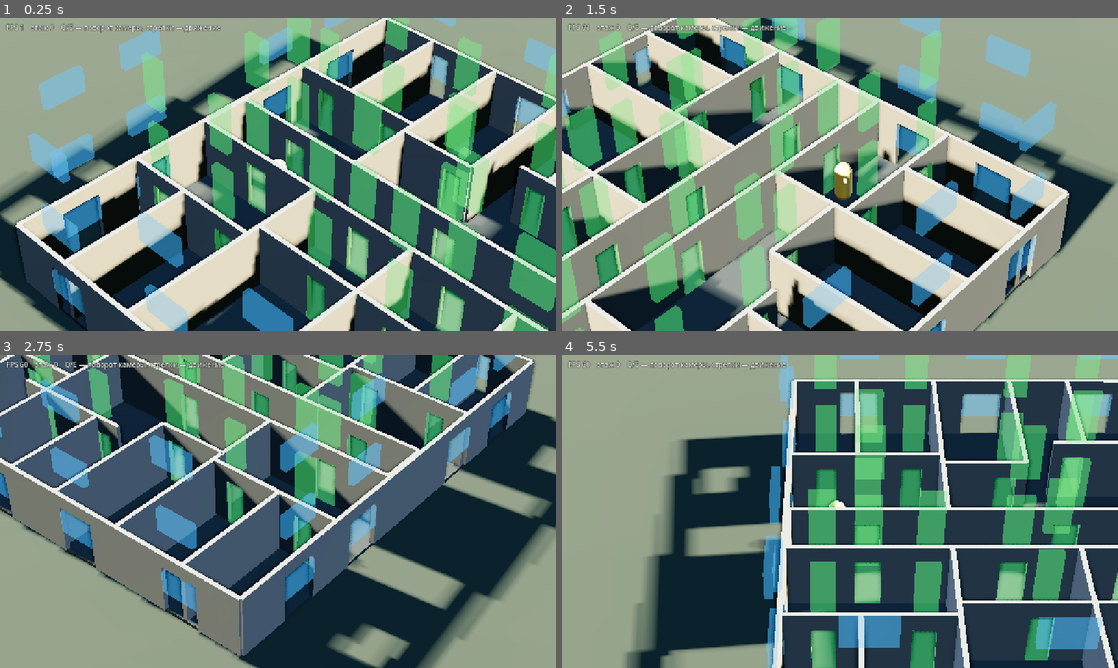
Above: before the commit, frames 1-4 (two rows, left to right).
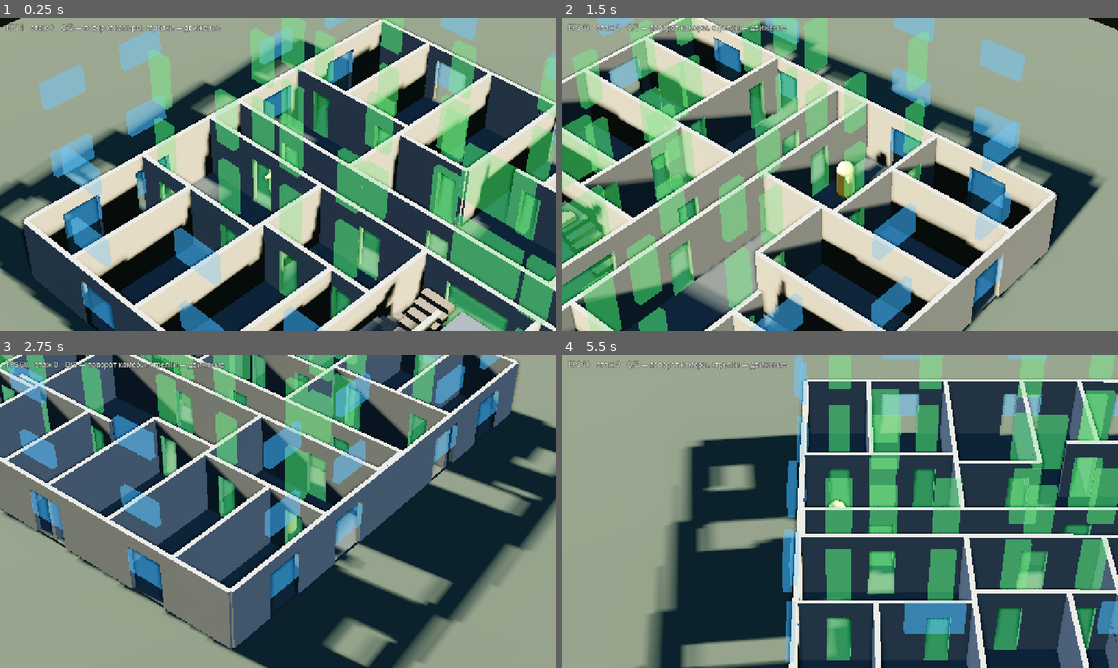
Above: after the commit, the same moments.

Repository: SashkoSoft/Godot_skilled
Game: Godot game, scene res://main.tscn
Same seed, same stepped clock (60 frames per second), same inputs: the game is played once before the commit and once after it.
Inputs:
- Up to frame 1 (0.25 s): no input
- Up to frame 2 (1.5 s): hold Right (ui_right) 0.53-1.28 s; hold Q 0.53-1.28 s; hold Down (ui_down) from 1.28 s (still down); tap E at 1.35 s
- Up to frame 3 (2.75 s): release Down (ui_down) at 2.03 s; hold Right (ui_right) from 2.03 s (still down); hold Q from 2.03 s (still down)
- Up to frame 4 (5.5 s): release Right (ui_right) at 2.78 s; release Q at 2.78 s; hold Up (ui_up) 2.78-3.53 s; tap E at 2.85, 4.35 s; hold Q 3.53-4.28 s; hold Left (ui_left) 3.53-5.03 s; hold Down (ui_down) from 5.03 s (still down); hold Q from 5.03 s (still down)

The runs differ from the first frame. In frame 1, 45% of the frame differs, in the area x 0-100%, y 0-100%; in frame 2, 54%; in frame 3, 44%; in frame 4, 47%.

Commit message:
Этаж переснят с чертежа целиком: сетка корпуса, а не только комнаты
Прошлый разбор шёл по двум квадрантам из четырёх, поэтому структура
достраивалась логикой. Сейчас снят весь план разом (увеличение 2x
по всему листу) и переписана координатная сетка:

- корпус шире, чем считалось: ширины северного ряда складываются
  в 27,43 м, глубина 19,8;
- ядро стоит ПО ЦЕНТРУ южного ряда, а не сбоку; лестница слева,
  два лифта друг за другом справа;
- в северном ряду пять квартир, в южном четыре плюс ядро между ними;
- коридор узкий (1,6 м) и проходит через весь корпус.

Глубины комнат вынесены поимённо: 20,7 / 12,2 / 15,1 / 19,1 / 19,2 /
18,5 / 18,6 / 18,7 / 14,0 / 13,8 / 13,9 / 13,5 — каждое число
проверяемо по скану.

Автотест обходит все девять помещений ряда и лифтовой холл — проходит.

Co-Authored-By: Claude Opus 5 (1M context) <noreply@anthropic.com>
Claude-Session: https://claude.ai/code/session_01FPrhjLxAG2mJUWcS5VWYtY

Diff:
--- a/game/main.gd
+++ b/game/main.gd
@@ -25,7 +25,7 @@
 var _cam_dist: float = 0.0
 var _marks := true
 var _plan_view := false
-var _spawn := Vector2(-9.3, 0.0)
+var _spawn := Vector2(-10.6, 0.0)
 var _walk_test := false
 var _walk_route := "stairs"
 var _route: Array[Vector3] = []
@@ -191,28 +191,30 @@
 				# обход этажа: по коридору с заходом в квартиры обоих рядов,
 				# затем в лифтовой холл
 				_route = [
-					Vector3(-9.3, 0, 0.0),
-					Vector3(-9.3, 0, -2.6),   # 2К северная
-					Vector3(-9.3, 0, 0.0),
-					Vector3(-1.6, 0, -2.6),   # 3К северная
-					Vector3(-1.6, 0, 0.0),
-					Vector3(4.6, 0, -2.6),    # 1К северная
-					Vector3(4.6, 0, 0.0),
-					Vector3(9.4, 0, -2.6),    # 2К северо-восточная
-					Vector3(9.4, 0, 0.0),
-					Vector3(0.0, 0, 0.0),     # по коридору на запад
-					Vector3(-9.3, 0, 0.0),
-					Vector3(-9.3, 0, 2.6),    # 2К южная
-					Vector3(-9.3, 0, 0.0),
-					Vector3(-3.9, 0, 2.6),    # 1К южная
-					Vector3(-3.9, 0, 0.0),
-					Vector3(0.5, 0, 2.6),     # 1К южная вторая
-					Vector3(0.5, 0, 0.0),
-					Vector3(6.0, 0, 0.0),
-					Vector3(10.7, 0, 0.0),
-					Vector3(10.7, 0, 2.6),    # 1К восточная
-					Vector3(10.7, 0, 0.0),
-					Vector3(6.0, 0, 2.2),     # лифтовой холл
+					Vector3(-10.6, 0, 0.0),
+					Vector3(-10.6, 0, -2.4),   # 2К северная
+					Vector3(-10.6, 0, 0.0),
+					Vector3(-3.0, 0, -2.4),    # 3К северная
+					Vector3(-3.0, 0, 0.0),
+					Vector3(2.98, 0, -2.4),    # 1К северная
+					Vector3(2.98, 0, 0.0),
+					Vector3(5.9, 0, -2.4),     # 1К северная вторая
+					Vector3(5.9, 0, 0.0),
+					Vector3(10.6, 0, -2.4),    # 2К северо-восточная
+					Vector3(10.6, 0, 0.0),
+					Vector3(-4.9, 0, 0.0),
+					Vector3(-4.9, 0, 2.4),     # 2К южная у ядра
+					Vector3(-4.9, 0, 0.0),
+					Vector3(-10.6, 0, 0.0),
+					Vector3(-10.6, 0, 2.4),    # 2К юго-западная
+					Vector3(-10.6, 0, 0.0),
+					Vector3(4.9, 0, 0.0),
+					Vector3(4.9, 0, 2.4),      # 2К южная восточная
+					Vector3(4.9, 0, 0.0),
+					Vector3(10.6, 0, 2.4),     # 2К юго-восточная
+					Vector3(10.6, 0, 0.0),
+					Vector3(0.0, 0, 0.0),
+					Vector3(0.0, 0, 2.2),      # лифтовой холл
 				]
 		player.auto_target = _route[0]
 
--- a/game/tower.gd
+++ b/game/tower.gd
@@ -15,34 +15,43 @@
 
 const FLOOR_H := 3.0            ## от пола до пола; в свету 2,73 по чертежу
 const WALL := 0.2
-const W_HALF := 12.42           ## 24,83 / 2
-const D_HALF := 10.2            ## глубина корпуса 20,4
-
-## Границы квартир северного ряда: 6,22 + 9,18 + 3,37 + 6,06 = 24,83
-const N_BOUNDS := [-12.42, -6.20, 2.98, 6.35, 12.42]
-## Южный ряд: 2К, 1К, 1К слева от ядра и 1К справа от него
-const S_BOUNDS := [-12.42, -6.20, -1.50, 2.98]
-
-## Коридор — линейная полоса между рядами квартир.
-const CORR := 1.1               ## полуширина
-
-## Ядро вставлено в южный ряд: холл у коридора, за ним лестница и два лифта.
-const CORE_X0 := 2.98
-const CORE_X1 := 9.00
-const CORE_Z0 := 1.10           ## граница с коридором
-const CORE_Z1 := 8.00
-const HALL_Z := 3.10            ## холл от CORE_Z0 до HALL_Z
-const STAIR_X1 := 5.90          ## лестница от CORE_X0 до STAIR_X1, дальше лифты
-
-## Глубина комнат по чертежу
-const R_20_7 := 6.10            ## комната 20,7 — 3,37 x 6,10
-const R_12_2 := 4.71            ## 12,2 — 2,57 x 4,71
-const R_15_1 := 4.72            ## 15,1 — 3,24 x 4,72
-const R_19_1 := 6.16            ## 19,1 — 3,37 x 6,16
-const R_18_5 := 5.54            ## 18,5 — 3,42 x 5,54
-const R_14_0 := 5.52            ## 14,0 — 2,80 x 5,52
-const R_18_2 := 5.58            ## 18,2 — 3,29 x 5,58
-const R_13_9 := 5.57            ## 13,9 — 2,77 x 5,57
+
+## Габарит снят сложением ширин квартир северного ряда:
+## 6,22 + 9,18 + 2,60 + 3,37 + 6,06 = 27,43
+const W_HALF := 13.72
+const D_HALF := 9.90             ## север 9,1 + коридор 1,6 + юг 9,1
+
+## Коридор — узкая полоса между рядами, проходит через весь корпус.
+const CORR := 0.80               ## полуширина
+
+## Ядро по центру южного ряда: лестница слева, два лифта друг за другом справа.
+const CORE_X0 := -2.40
+const CORE_X1 := 2.40
+const CORE_Z0 := 0.80            ## граница с коридором
+const CORE_Z1 := 9.90            ## до южного фасада
+const STAIR_X1 := -0.20          ## лестница от CORE_X0 до STAIR_X1
+
+## Границы квартир северного ряда (5 штук)
+const N_BOUNDS := [-13.72, -7.50, 1.68, 4.28, 7.65, 13.72]
+## Южный ряд: две квартиры западнее ядра, две восточнее
+const S_BOUNDS := [-13.72, -7.50, -2.40]
+const S_BOUNDS_E := [2.40, 7.50, 13.72]
+
+## Глубины комнат — поимённо с чертежа
+const R_20_7 := 6.10             ## 20,7 — 3,37 x 6,10
+const R_12_2 := 4.71             ## 12,2 — 2,57 x 4,71
+const R_15_1 := 4.72             ## 15,1 — 3,24 x 4,72
+const R_19_1 := 6.16             ## 19,1 — 3,37 x 6,16
+const R_19_2 := 6.20             ## 19,2 — 3,39 x 6,20
+const R_18_5 := 5.54             ## 18,5 — 3,42 x 5,54
+const R_18_5S := 6.08            ## 18,5 южная — 3,34 x 6,08
+const R_14_0 := 5.52             ## 14,0 — 2,80 x 5,52
+const R_18_2 := 5.58             ## 18,2 — 3,29 x 5,58
+const R_13_9 := 5.57             ## 13,9 — 2,77 x 5,57
+const R_13_8 := 5.57             ## 13,8 — 2,80 x 5,57
+const R_18_6 := 5.55             ## 18,6 — 3,39 x 5,55
+const R_18_7 := 5.55             ## 18,7 — 3,40 x 5,55
+const R_13_5 := 5.56             ## 13,5 — 2,71 x 5,56
 
 const DOOR_FLAT := 1.0
 const DOOR_ROOM := 0.85
@@ -107,65 +116,67 @@
 
 func flats() -> Array:
 	var n := N_BOUNDS
-	var sb := S_BOUNDS
+	var w := S_BOUNDS
+	var e := S_BOUNDS_E
 	var zn0 := -D_HALF
 	var zn1 := -CORR
 	var zs0 := CORR
 	var zs1 := D_HALF
-	return [
-		{"name": "2К", "rect": Rect2(n[0], zn0, n[1] - n[0], zn1 - zn0)},
-		{"name": "3К", "rect": Rect2(n[1], zn0, n[2] - n[1], zn1 - zn0)},
-		{"name": "1К", "rect": Rect2(n[2], zn0, n[3] - n[2], zn1 - zn0)},
-		{"name": "2К", "rect": Rect2(n[3], zn0, n[4] - n[3], zn1 - zn0)},
-		{"name": "2К", "rect": Rect2(sb[0], zs0, sb[1] - sb[0], zs1 - zs0)},
-		{"name": "1К", "rect": Rect2(sb[1], zs0, sb[2] - sb[1], zs1 - zs0)},
-		{"name": "1К", "rect": Rect2(sb[2], zs0, sb[3] - sb[2], zs1 - zs0)},
-		{"name": "1К", "rect": Rect2(CORE_X1, zs0, W_HALF - CORE_X1, zs1 - zs0)},
-	]
+	var out := []
+	var names := ["2К", "3К", "1К", "1К", "2К"]
+	for i in 5:
+		out.append({"name": names[i], "rect": Rect2(n[i], zn0, n[i + 1] - n[i], zn1 - zn0)})
+	out.append({"name": "2К", "rect": Rect2(w[0], zs0, w[1] - w[0], zs1 - zs0)})
+	out.append({"name": "2К", "rect": Rect2(w[1], zs0, w[2] - w[1], zs1 - zs0)})
+	out.append({"name": "2К", "rect": Rect2(e[0], zs0, e[1] - e[0], zs1 - zs0)})
+	out.append({"name": "2К", "rect": Rect2(e[1], zs0, e[2] - e[1], zs1 - zs0)})
+	return out
 
 
 func rooms() -> Array:
 	var n := N_BOUNDS
-	var sb := S_BOUNDS
+	var w := S_BOUNDS
+	var e := S_BOUNDS_E
 	var z := -D_HALF
+	var zs := D_HALF
 	var out := []
-	# --- северная 2К ---
+	# северный ряд
 	out.append({"kind": Room.LIVING, "rect": Rect2(n[0], z, 2.80, R_14_0)})
 	out.append({"kind": Room.LIVING, "rect": Rect2(n[0] + 2.80, z, 3.42, R_18_5)})
 	out.append({"kind": Room.KITCHEN, "rect": Rect2(n[0] + 0.2, z + R_18_5, 2.6, 2.2)})
 	out.append({"kind": Room.BATH, "rect": Rect2(n[0] + 3.0, z + R_18_5, 1.7, 1.5)})
-	out.append({"kind": Room.HALL, "rect": Rect2(n[0] + 4.8, z + R_18_5, 1.4, 3.5)})
-	# --- северная 3К ---
 	out.append({"kind": Room.LIVING, "rect": Rect2(n[1], z, 3.37, R_20_7)})
 	out.append({"kind": Room.LIVING, "rect": Rect2(n[1] + 3.37, z, 2.57, R_12_2)})
 	out.append({"kind": Room.LIVING, "rect": Rect2(n[1] + 5.94, z, 3.24, R_15_1)})
-	out.append({"kind": Room.KITCHEN, "rect": Rect2(n[1] + 6.4, z + R_15_1, 2.6, 2.4)})
-	out.append({"kind": Room.BATH, "rect": Rect2(n[1] + 4.0, z + R_12_2, 1.7, 1.5)})
-	out.append({"kind": Room.HALL, "rect": Rect2(n[1] + 1.8, z + R_20_7, 3.2, 2.6)})
-	# --- северная 1К ---
-	out.append({"kind": Room.LIVING, "rect": Rect2(n[2], z, 3.37, R_19_1)})
-	out.append({"kind": Room.KITCHEN, "rect": Rect2(n[2] + 0.2, z + R_19_1, 2.2, 2.2)})
-	out.append({"kind": Room.BATH, "rect": Rect2(n[2] + 2.5, z + R_19_1, 0.8, 1.6)})
-	# --- северо-восточная 2К ---
-	out.append({"kind": Room.LIVING, "rect": Rect2(n[3], z, 3.29, R_18_2)})
-	out.append({"kind": Room.LIVING, "rect": Rect2(n[3] + 3.29, z, 2.77, R_13_9)})
-	out.append({"kind": Room.KITCHEN, "rect": Rect2(n[3] + 3.4, z + R_13_9, 2.4, 2.2)})
-	out.append({"kind": Room.BATH, "rect": Rect2(n[3] + 0.4, z + R_18_2, 1.7, 1.5)})
-	# --- южный ряд ---
-	var zs := D_HALF
-	out.append({"kind": Room.LIVING, "rect": Rect2(sb[0], zs - R_14_0, 2.80, R_14_0)})
-	out.append({"kind": Room.LIVING, "rect": Rect2(sb[0] + 2.80, zs - R_18_5, 3.42, R_18_5)})
-	out.append({"kind": Room.KITCHEN, "rect": Rect2(sb[0] + 0.2, zs - R_18_5 - 2.2, 2.6, 2.2)})
-	out.append({"kind": Room.BATH, "rect": Rect2(sb[0] + 3.0, zs - R_18_5 - 1.5, 1.7, 1.5)})
-	out.append({"kind": Room.LIVING, "rect": Rect2(sb[1], zs - R_19_1, sb[2] - sb[1], R_19_1)})
-	out.append({"kind": Room.KITCHEN, "rect": Rect2(sb[1] + 0.3, zs - R_19_1 - 2.2, 2.2, 2.2)})
-	out.append({"kind": Room.LIVING, "rect": Rect2(sb[2], zs - R_19_1, sb[3] - sb[2], R_19_1)})
-	out.append({"kind": Room.KITCHEN, "rect": Rect2(sb[2] + 0.3, zs - R_19_1 - 2.2, 2.2, 2.2)})
-	out.append({"kind": Room.LIVING, "rect": Rect2(CORE_X1, zs - R_19_1, W_HALF - CORE_X1, R_19_1)})
-	out.append({"kind": Room.KITCHEN, "rect": Rect2(CORE_X1 + 0.3, zs - R_19_1 - 2.2, 2.2, 2.2)})
-	# --- ядро ---
-	out.append({"kind": Room.CORE, "rect": Rect2(CORE_X0, CORE_Z0, CORE_X1 - CORE_X0, HALL_Z - CORE_Z0)})
-	out.append({"kind": Room.CORE, "rect": Rect2(CORE_X0, HALL_Z, STAIR_X1 - CORE_X0, CORE_Z1 - HALL_Z)})
+	out.append({"kind": Room.HALL, "rect": Rect2(n[1] + 1.8, z + R_20_7, 3.4, 2.4)})
+	out.append({"kind": Room.KITCHEN, "rect": Rect2(n[1] + 6.4, z + R_15_1, 2.4, 2.2)})
+	out.append({"kind": Room.BATH, "rect": Rect2(n[1] + 4.2, z + R_12_2, 1.6, 1.4)})
+	out.append({"kind": Room.LIVING, "rect": Rect2(n[2], z, n[3] - n[2], 4.4)})
+	out.append({"kind": Room.BATH, "rect": Rect2(n[2] + 0.3, z + 4.6, 1.6, 1.4)})
+	out.append({"kind": Room.LIVING, "rect": Rect2(n[3], z, n[4] - n[3], R_19_1)})
+	out.append({"kind": Room.KITCHEN, "rect": Rect2(n[3] + 0.3, z + R_19_1, 2.2, 2.0)})
+	out.append({"kind": Room.LIVING, "rect": Rect2(n[4], z, 3.29, R_18_2)})
+	out.append({"kind": Room.LIVING, "rect": Rect2(n[4] + 3.29, z, 2.77, R_13_9)})
+	out.append({"kind": Room.KITCHEN, "rect": Rect2(n[4] + 3.4, z + R_13_9, 2.4, 2.2)})
+	out.append({"kind": Room.BATH, "rect": Rect2(n[4] + 0.4, z + R_18_2, 1.7, 1.5)})
+	# южный ряд
+	out.append({"kind": Room.LIVING, "rect": Rect2(w[0], zs - R_13_8, 2.80, R_13_8)})
+	out.append({"kind": Room.LIVING, "rect": Rect2(w[0] + 2.80, zs - R_18_6, 3.39, R_18_6)})
+	out.append({"kind": Room.KITCHEN, "rect": Rect2(w[0] + 0.2, zs - R_18_6 - 2.2, 2.6, 2.2)})
+	out.append({"kind": Room.BATH, "rect": Rect2(w[0] + 3.0, zs - R_18_6 - 1.5, 1.7, 1.5)})
+	out.append({"kind": Room.LIVING, "rect": Rect2(w[1], zs - R_18_5S, 3.34, R_18_5S)})
+	out.append({"kind": Room.LIVING, "rect": Rect2(w[1] + 3.34, zs - 4.6, w[2] - w[1] - 3.34, 4.6)})
+	out.append({"kind": Room.KITCHEN, "rect": Rect2(w[1] + 0.3, zs - R_18_5S - 2.2, 2.4, 2.2)})
+	out.append({"kind": Room.LIVING, "rect": Rect2(e[0], zs - R_19_2, 3.39, R_19_2)})
+	out.append({"kind": Room.LIVING, "rect": Rect2(e[0] + 3.39, zs - 4.6, e[1] - e[0] - 3.39, 4.6)})
+	out.append({"kind": Room.KITCHEN, "rect": Rect2(e[0] + 0.3, zs - R_19_2 - 2.2, 2.4, 2.2)})
+	out.append({"kind": Room.LIVING, "rect": Rect2(e[1], zs - R_18_7, 3.40, R_18_7)})
+	out.append({"kind": Room.LIVING, "rect": Rect2(e[1] + 3.40, zs - R_13_5, 2.71, R_13_5)})
+	out.append({"kind": Room.KITCHEN, "rect": Rect2(e[1] + 3.5, zs - R_13_5 - 2.2, 2.4, 2.2)})
+	out.append({"kind": Room.BATH, "rect": Rect2(e[1] + 0.4, zs - R_18_7 - 1.5, 1.7, 1.5)})
+	# ядро
+	out.append({"kind": Room.CORE, "rect": Rect2(CORE_X0, CORE_Z0, STAIR_X1 - CORE_X0, CORE_Z1 - CORE_Z0)})
+	out.append({"kind": Room.CORE, "rect": Rect2(STAIR_X1, CORE_Z0, CORE_X1 - STAIR_X1, CORE_Z1 - CORE_Z0)})
 	return out
 
 
@@ -259,104 +270,114 @@
 			[win(-7.0), win(-3.0), win(4.0), win(7.5)])
 
 
-## Коридор: полоса через весь корпус, двери квартир выходят в него.
+## Коридор: узкая полоса через весь корпус между рядами квартир.
 func _corridor(f: int, y: float) -> void:
-	# северная стена: четыре двери северного ряда
+	var n := N_BOUNDS
+	# северная стена: пять дверей, по одной в каждую квартиру ряда
 	_wall(f, Vector3(0, y, -CORR), Vector3(1, 0, 0), W_HALF * 2.0,
-			[door(-9.3, DOOR_FLAT), door(-1.6, DOOR_FLAT),
-			 door(4.6, DOOR_FLAT), door(9.4, DOOR_FLAT)], true)
-	# южная: три двери южного ряда и широкий проём в лифтовой холл
+			[door(-10.6, DOOR_FLAT), door(-3.0, DOOR_FLAT), door(2.98, DOOR_FLAT),
+			 door(5.9, DOOR_FLAT), door(10.6, DOOR_FLAT)], true)
+	# южная: две двери западнее ядра, две восточнее и проём в холл
 	_wall(f, Vector3(0, y, CORR), Vector3(1, 0, 0), W_HALF * 2.0,
-			[door(-9.3, DOOR_FLAT), door(-3.9, DOOR_FLAT), door(0.5, DOOR_FLAT),
-			 door(6.0, 2.4), door(10.7, DOOR_FLAT)], true)
-	# торцы коридора
-	_wall(f, Vector3(-W_HALF + 0.1, y, 0), Vector3(0, 0, 1), CORR * 2.0, [] as Array[Vector3], true)
-	_wall(f, Vector3(W_HALF - 0.1, y, 0), Vector3(0, 0, 1), CORR * 2.0, [] as Array[Vector3], true)
-
-
-## Ядро: холл у коридора, за ним лестница, восточнее два лифта друг за другом.
+			[door(-10.6, DOOR_FLAT), door(-4.9, DOOR_FLAT), door(0.0, 2.6),
+			 door(4.9, DOOR_FLAT), door(10.6, DOOR_FLAT)], true)
+	_wall(f, Vector3(-W_HALF + 0.1, y, 0), Vector3(0, 0, 1), CORR * 2.0,
+			[] as Array[Vector3], true)
+	_wall(f, Vector3(W_HALF - 0.1, y, 0), Vector3(0, 0, 1), CORR * 2.0,
+			[] as Array[Vector3], true)
+
+
+## Ядро по центру: лестница слева, два лифта друг за другом справа,
+## между ними лифтовой холл — как на чертеже.
 func _core(f: int, y: float) -> void:
 	var cx := (CORE_X0 + CORE_X1) * 0.5
-	# западная и восточная стены ядра
 	_wall(f, Vector3(CORE_X0, y, (CORE_Z0 + CORE_Z1) * 0.5), Vector3(0, 0, 1),
 			CORE_Z1 - CORE_Z0, [] as Array[Vector3], true)
 	_wall(f, Vector3(CORE_X1, y, (CORE_Z0 + CORE_Z1) * 0.5), Vector3(0, 0, 1),
 			CORE_Z1 - CORE_Z0, [] as Array[Vector3], true)
-	# дальняя стена
-	_wall(f, Vector3(cx, y, CORE_Z1), Vector3(1, 0, 0), CORE_X1 - CORE_X0, [] as Array[Vector3], true)
-	# стена между холлом и лестнично-лифтовой частью: проход к лестнице и к лифтам
-	_wall(f, Vector3(cx, y, HALL_Z), Vector3(1, 0, 0), CORE_X1 - CORE_X0,
-			[door(-1.6, 1.4), door(1.8, 1.6)], true)
-	# перегородка лестница | лифты
-	_wall(f, Vector3(STAIR_X1, y, (HALL_Z + CORE_Z1) * 0.5), Vector3(0, 0, 1),
-			CORE_Z1 - HALL_Z, [] as Array[Vector3], true)
-
-	# шахты лифтов и мусоропровод
+	_wall(f, Vector3(STAIR_X1, y, (CORE_Z0 + CORE_Z1) * 0.5 + 1.0), Vector3(0, 0, 1),
+			CORE_Z1 - CORE_Z0 - 2.0, [] as Array[Vector3], true)
+
 	var h := FLOOR_H - WALL
-	_box(f, Vector3(7.5, y + h * 0.5, 4.4), Vector3(2.4, h, 2.2), _m_shaft, "LiftPass")
-	_box(f, Vector3(7.5, y + h * 0.5, 6.9), Vector3(2.4, h, 2.0), _m_shaft, "LiftCargo")
+	_box(f, Vector3(1.35, y + h * 0.5, 3.4), Vector3(2.0, h, 2.2), _m_shaft, "LiftPass")
+	_box(f, Vector3(1.35, y + h * 0.5, 6.6), Vector3(2.0, h, 2.2), _m_shaft, "LiftCargo")
 	if f > 0:
-		_box(f, Vector3(3.6, y + h * 0.5, 2.0), Vector3(0.9, h, 0.9), _m_shaft, "Chute")
-
-
-## Северный ряд: 2К, 3К, 1К, 2К — слева направо, размеры с чертежа.
+		_box(f, Vector3(-1.9, y + h * 0.5, 9.0), Vector3(0.9, h, 0.9), _m_shaft, "Chute")
+
+
+## Северный ряд по чертежу: 2К, 3К, 1К, 1К, 2К — слева направо.
 func _north_row(f: int, y: float) -> void:
 	var z_out := -D_HALF
-	# межквартирные стены
-	for i in [1, 2, 3]:
-		var bx: float = N_BOUNDS[i]
-		_wall(f, Vector3(bx, y, (z_out - CORR) * 0.5), Vector3(0, 0, 1), D_HALF - CORR, [] as Array[Vector3], true)
-
-	# --- 2К: комнаты 14,0 (2,80) и 18,5 (3,42) ---
-	var a0: float = N_BOUNDS[0]
-	_wall(f, Vector3(a0 + 2.80, y, z_out + R_14_0 * 0.5), Vector3(0, 0, 1), R_14_0, [] as Array[Vector3], true)
-	_wall(f, Vector3(a0 + 3.11, y, z_out + R_18_5), Vector3(1, 0, 0), 6.22,
+	var n := N_BOUNDS
+	for i in [1, 2, 3, 4]:
+		_wall(f, Vector3(n[i], y, (z_out - CORR) * 0.5), Vector3(0, 0, 1),
+				D_HALF - CORR, [] as Array[Vector3], true)
+
+	# 2К: комнаты 14,0 (2,80) и 18,5 (3,42)
+	_wall(f, Vector3(n[0] + 2.80, y, z_out + R_14_0 * 0.5), Vector3(0, 0, 1),
+			R_14_0, [] as Array[Vector3], true)
+	_wall(f, Vector3(n[0] + 3.11, y, z_out + R_18_5), Vector3(1, 0, 0), 6.22,
 			[door(-1.6), door(1.9)], true)
 
-	# --- 3К: комнаты 20,7 (3,37 x 6,10), 12,2 (2,57 x 4,71), 15,1 (3,24 x 4,72) ---
-	var b0: float = N_BOUNDS[1]
-	_wall(f, Vector3(b0 + 3.37, y, z_out + R_20_7 * 0.5), Vector3(0, 0, 1), R_20_7, [] as Array[Vector3], true)
-	_wall(f, Vector3(b0 + 5.94, y, z_out + R_12_2 * 0.5), Vector3(0, 0, 1), R_12_2, [] as Array[Vector3], true)
-	_wall(f, Vector3(b0 + 1.68, y, z_out + R_20_7), Vector3(1, 0, 0), 3.37, [door(0.9)], true)
-	_wall(f, Vector3(b0 + 7.56, y, z_out + R_12_2), Vector3(1, 0, 0), 5.81,
+	# 3К: 20,7 (3,37 x 6,10), 12,2 (2,57 x 4,71), 15,1 (3,24 x 4,72)
+	_wall(f, Vector3(n[1] + 3.37, y, z_out + R_20_7 * 0.5), Vector3(0, 0, 1),
+			R_20_7, [] as Array[Vector3], true)
+	_wall(f, Vector3(n[1] + 5.94, y, z_out + R_12_2 * 0.5), Vector3(0, 0, 1),
+			R_12_2, [] as Array[Vector3], true)
+	_wall(f, Vector3(n[1] + 1.68, y, z_out + R_20_7), Vector3(1, 0, 0), 3.37,
+			[door(0.9)], true)
+	_wall(f, Vector3(n[1] + 7.56, y, z_out + R_12_2), Vector3(1, 0, 0), 5.81,
 			[door(-2.0), door(1.6)], true)
 
-	# --- 1К: комната 19,1 (3,37 x 6,16) ---
-	var c0: float = N_BOUNDS[2]
-	_wall(f, Vector3(c0 + 1.68, y, z_out + R_19_1), Vector3(1, 0, 0), 3.37, [door(0.8)], true)
-
-	# --- 2К: комнаты 18,2 (3,29) и 13,9 (2,77) ---
-	var d0: float = N_BOUNDS[3]
-	_wall(f, Vector3(d0 + 3.29, y, z_out + R_18_2 * 0.5), Vector3(0, 0, 1), R_18_2, [] as Array[Vector3], true)
-	_wall(f, Vector3(d0 + 3.03, y, z_out + R_18_2), Vector3(1, 0, 0), 6.06,
+	# 1К узкая (санузлы и комната)
+	_wall(f, Vector3((n[2] + n[3]) * 0.5, y, z_out + 4.4), Vector3(1, 0, 0),
+			n[3] - n[2], [door(0.5)], true)
+
+	# 1К: комната 19,1 (3,37 x 6,16)
+	_wall(f, Vector3((n[3] + n[4]) * 0.5, y, z_out + R_19_1), Vector3(1, 0, 0),
+			n[4] - n[3], [door(0.7)], true)
+
+	# 2К: комнаты 18,2 (3,29) и 13,9 (2,77)
+	_wall(f, Vector3(n[4] + 3.29, y, z_out + R_18_2 * 0.5), Vector3(0, 0, 1),
+			R_18_2, [] as Array[Vector3], true)
+	_wall(f, Vector3(n[4] + 3.03, y, z_out + R_18_2), Vector3(1, 0, 0), 6.06,
 			[door(-1.7), door(1.8)], true)
 
 
-## Южный ряд: 2К и две 1К западнее ядра, ещё одна 1К восточнее.
+## Южный ряд: 2К и 2К западнее ядра, 2К и 2К восточнее.
 func _south_row(f: int, y: float) -> void:
 	var z_out := D_HALF
-	for i in [1, 2, 3]:
-		var bx: float = S_BOUNDS[i]
-		_wall(f, Vector3(bx, y, (z_out + CORR) * 0.5), Vector3(0, 0, 1), D_HALF - CORR, [] as Array[Vector3], true)
-	# квартира восточнее ядра
-	_wall(f, Vector3(CORE_X1, y, (z_out + CORE_Z1) * 0.5), Vector3(0, 0, 1),
-			D_HALF - CORE_Z1, [] as Array[Vector3], true)
-
-	# 2К западная: те же комнаты, что и в северном ряду, зеркально
-	var a0: float = S_BOUNDS[0]
-	_wall(f, Vector3(a0 + 2.80, y, z_out - R_14_0 * 0.5), Vector3(0, 0, 1), R_14_0, [] as Array[Vector3], true)
-	_wall(f, Vector3(a0 + 3.11, y, z_out - R_18_5), Vector3(1, 0, 0), 6.22,
+	var w := S_BOUNDS
+	var e := S_BOUNDS_E
+	for i in [1, 2]:
+		_wall(f, Vector3(w[i], y, (z_out + CORR) * 0.5), Vector3(0, 0, 1),
+				D_HALF - CORR, [] as Array[Vector3], true)
+	_wall(f, Vector3(e[1], y, (z_out + CORR) * 0.5), Vector3(0, 0, 1),
+			D_HALF - CORR, [] as Array[Vector3], true)
+
+	# 2К западная: комнаты 13,8 (2,80) и 18,6 (3,39)
+	_wall(f, Vector3(w[0] + 2.80, y, z_out - R_13_8 * 0.5), Vector3(0, 0, 1),
+			R_13_8, [] as Array[Vector3], true)
+	_wall(f, Vector3(w[0] + 3.10, y, z_out - R_18_6), Vector3(1, 0, 0), 6.22,
 			[door(-1.6), door(1.9)], true)
 
-	# две 1К между ней и ядром
-	_wall(f, Vector3((S_BOUNDS[1] + S_BOUNDS[2]) * 0.5, y, z_out - R_19_1), Vector3(1, 0, 0),
-			S_BOUNDS[2] - S_BOUNDS[1], [door(0.6)], true)
-	_wall(f, Vector3((S_BOUNDS[2] + S_BOUNDS[3]) * 0.5, y, z_out - R_19_1), Vector3(1, 0, 0),
-			S_BOUNDS[3] - S_BOUNDS[2], [door(-0.5)], true)
-
-	# 1К восточнее ядра
-	_wall(f, Vector3((CORE_X1 + W_HALF) * 0.5, y, z_out - R_19_1), Vector3(1, 0, 0),
-			W_HALF - CORE_X1, [door(0.4)], true)
+	# 2К у ядра слева: комната 18,5 (3,34 x 6,08)
+	_wall(f, Vector3(w[1] + 3.34, y, z_out - R_18_5S * 0.5), Vector3(0, 0, 1),
+			R_18_5S, [] as Array[Vector3], true)
+	_wall(f, Vector3((w[1] + w[2]) * 0.5, y, z_out - R_18_5S), Vector3(1, 0, 0),
+			w[2] - w[1], [door(-1.2), door(1.4)], true)
+
+	# 2К у ядра справа: комната 19,2 (3,39 x 6,20)
+	_wall(f, Vector3(e[0] + 3.39, y, z_out - R_19_2 * 0.5), Vector3(0, 0, 1),
+			R_19_2, [] as Array[Vector3], true)
+	_wall(f, Vector3((e[0] + e[1]) * 0.5, y, z_out - R_19_2), Vector3(1, 0, 0),
+			e[1] - e[0], [door(-1.4), door(1.2)], true)
+
+	# 2К восточная: комнаты 18,7 (3,40) и 13,5 (2,71)
+	_wall(f, Vector3(e[1] + 3.40, y, z_out - R_18_7 * 0.5), Vector3(0, 0, 1),
+			R_18_7, [] as Array[Vector3], true)
+	_wall(f, Vector3(e[1] + 3.11, y, z_out - R_18_7), Vector3(1, 0, 0), 6.22,
+			[door(-1.7), door(1.8)], true)
 
 
 # ---------------------------------------------------------------------------
@@ -383,8 +404,7 @@
 	var pieces: Array[Rect2] = [
 		Rect2(Vector2(-W_HALF, -D_HALF), Vector2(hx0 + W_HALF, D_HALF * 2.0)),
 		Rect2(Vector2(hx1, -D_HALF), Vector2(W_HALF - hx1, D_HALF * 2.0)),
-		Rect2(Vector2(hx0, -D_HALF), Vector2(hx1 - hx0, D_HALF + HALL_Z)),
-		Rect2(Vector2(hx0, CORE_Z1), Vector2(hx1 - hx0, D_HALF - CORE_Z1)),
+		Rect2(Vector2(hx0, -D_HALF), Vector2(hx1 - hx0, D_HALF + CORE_Z0)),
 	]
 	for i in pieces.size():
 		var r: Rect2 = pieces[i]
@@ -398,17 +418,17 @@
 		mi.set_meta("is_ceiling", true)
 
 
-## Два марша с промежуточной площадкой, в лестничной части ядра.
+## Два марша с промежуточной площадкой — в левой части ядра.
 func _stairs(f: int) -> void:
 	var y0 := f * FLOOR_H
 	var half := FLOOR_H * 0.5
-	var run := 2.2
-	var z_near := HALL_Z + 0.3
+	var run := 2.4
+	var z_near := CORE_Z0 + 0.6
 	var z_far := z_near + run
 
-	_flight(f, Vector3(CORE_X0 + 0.8, y0, z_near), 1.0, half, run, 1.3)
+	_flight(f, Vector3(CORE_X0 + 0.7, y0, z_near), 1.0, half, run, 1.2)
 	_landing(f, y0 + half, z_far)
-	_flight(f, Vector3(CORE_X0 + 2.2, y0 + half, z_far + 0.9), -1.0, half, run, 1.3)
+	_flight(f, Vector3(CORE_X0 + 1.9, y0 + half, z_far + 1.0), -1.0, half, run, 1.2)
 
 
 func _flight(f: int, start: Vector3, dz: float, rise: float, run: float, width: float) -> void:
@@ -445,7 +465,7 @@
 func _landing(f: int, y: float, z: float) -> void:
 	var mesh := BoxMesh.new()
 	mesh.size = Vector3(2.8, WALL, 1.2)
-	var mi := _spawn(mesh, Vector3(CORE_X0 + 1.5, y - WALL * 0.5, z + 0.6), _m_floor, f)
+	var mi := _spawn(mesh, Vector3(CORE_X0 + 1.3, y - WALL * 0.5, z + 0.5), _m_floor, f)
 	mi.name = "Landing_%d" % f
 
 
